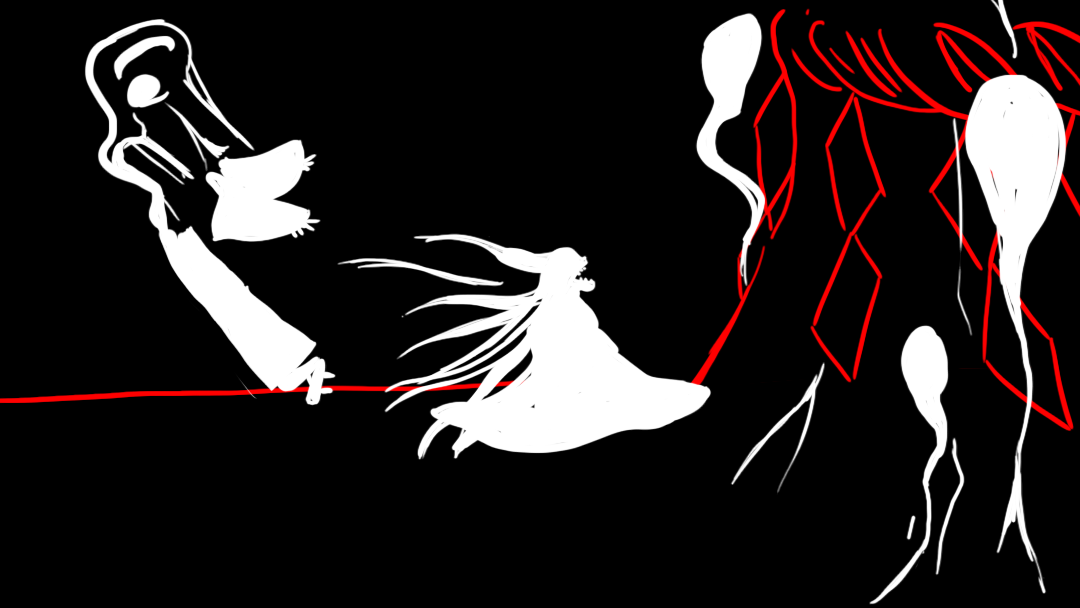
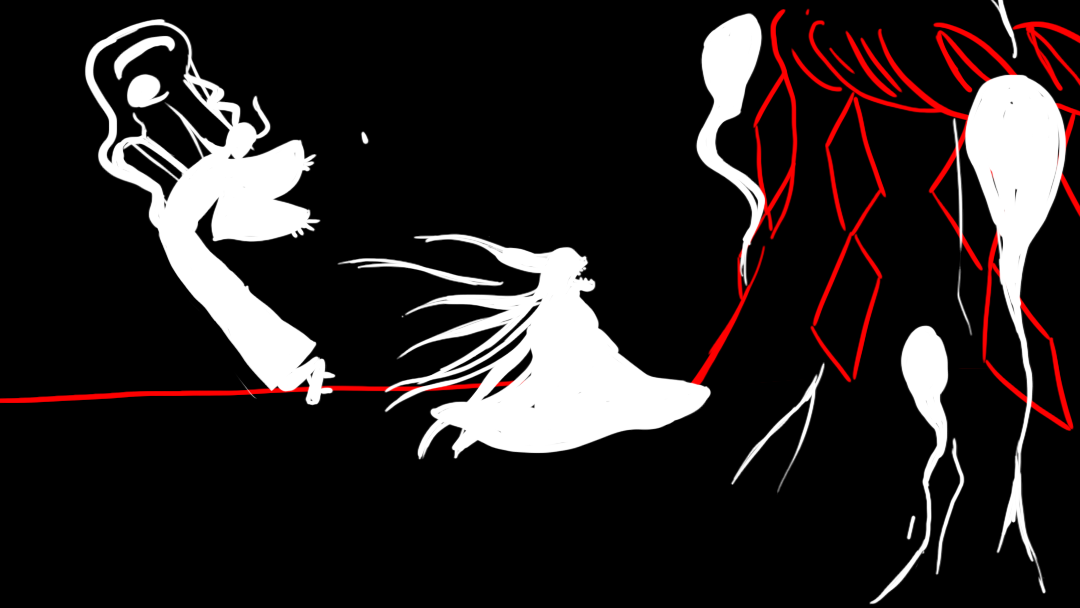
Comparing the layer stacks of the two 1080px x 608px images. Changes:
renamed "Layer 5" to "Ghosts", showed it, opacity 27% → 100%, moved it above "Layer 8", painted on it over [173, 73, 370, 240]
added group "Youki" (2nd of 2, in "Youki") with 11 layers in group "Youki" over [157, 73, 370, 240]
showed group "Upper body" (4 layers), moved it into group "Youki" over [157, 73, 370, 240]
moved "Arms" into group "Youki" over [204, 139, 259, 216]
moved "Layer 7" into group "Youki" over [158, 225, 199, 240]
moved "Ghost half" into group "Youki" over [157, 73, 255, 240]
